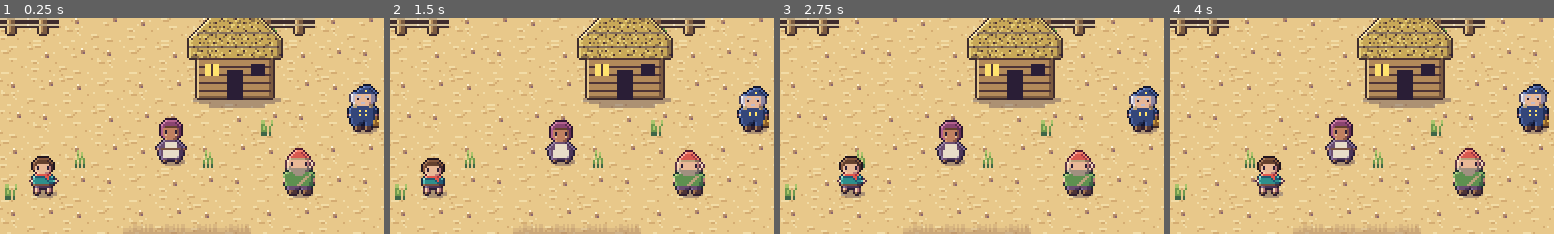
Above: before the commit, frames 1-4 (left to right).
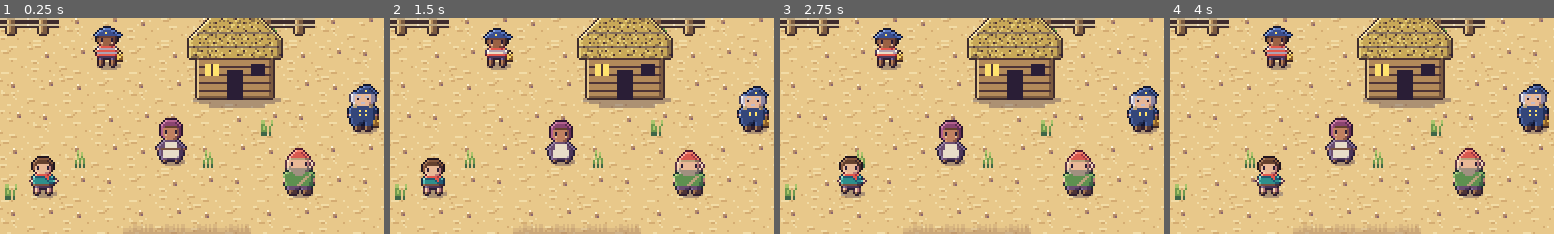
Above: after the commit, the same moments.

Repository: ashciraulo/Leviathan
Game: Godot game, scene res://rooms/room_0_-1.tscn
The game is run twice, just before and just after one commit, with the same random seed, the same clock (stepped at 60 frames per second) and the same inputs. This scene is started directly instead of the project's main scene.
Inputs (mouse positions are % of the whole screen's width and height, from its top left):
- Up to frame 1 (0.25 s): no input
- Up to frame 2 (1.5 s): tap Enter (ui_accept) at 0.5, 0.77, 1.07 s; move the mouse to (72, 45) at 0.52 s; hold D (move_right) 0.53-1.25 s; hold J (attack) 0.53-1.25 s; click (72, 45) at 0.67 s; drag from (30, 55) to (45, 70) at 1.27 s
- Up to frame 3 (2.75 s): move the mouse to (60, 28) at 2.02 s; hold D (move_right) from 2.03 s (still down); hold K (interact) from 2.03 s (still down)
- Up to frame 4 (4 s): release D (move_right) at 2.75 s; release K (interact) at 2.75 s; drag from (45, 70) to (20, 35) at 2.77 s; move the mouse to (80, 65) at 3.52 s; hold A (move_left) from 3.53 s (still down); hold I (item_2) from 3.53 s (still down); tap Enter (ui_accept) at 3.77 s
The pictures show only the part of the screen within x 30-80%, y 17-67%; the shares and areas given below are measured in that part.

The runs differ from the first frame. In frame 1, 1.2% of the frame differs, in the area x 24-33%, y 3-25%; in frame 2, 1.1%; in frame 3, 1.1%; in frame 4, 1.2%.

Commit message:
Nettle: the Saltmarrow kid who wants to be a keeper
- Oversized keeper's cap, red-striped jumper and a paper lantern they
  hold up when they talk; portrait to match.
- Stands near the top of the village. Before Hessa, they want to tag
  along; after, Wren teaches them the long glow; they saw Wren come home
  with the bell; and they plan to take over one day.

Co-Authored-By: Claude Opus 5.5 <noreply@anthropic.com>
Claude-Session: https://claude.ai/code/session_01UYEn5W5LpGkpUT361h8ASu

Diff:
--- a/locale/strings.csv
+++ b/locale/strings.csv
@@ -390,3 +390,16 @@
 MARGA_AFTER,"Rack's holding. Dunstan even helped tie it, if you can believe it."
 HESSA_MANTLE_1,"The bell! Good. But from the gallery I saw something huge thrashing on the Wreck Strand."
 HESSA_MANTLE_2,"Choir nets, I'd wager. On the strand, just this side of the Hull. Go and see, then come back to me."
+NAME_NETTLE,Nettle
+NETTLE_1,"Are you going up to see Hessa? Can I come? ...She'll say no. She always says no."
+NETTLE_2,"One day I'll have a lamp like yours. A real one, not paper."
+NETTLE_LEARN_1,Will you teach me the signals? I know some. One flash is yes. Two is no.
+NETTLE_LEARN_2,"And the long one is... I always forget the long one."
+NARRATE_WREN_LONG_GLOW,"Wren holds up the lamp in a long, steady glow."
+NETTLE_LEARN_3,"I'm here! The long one means I'm here. I won't forget again."
+NETTLE_AGAIN,"Yes, no, I'm here. Yes, no, I'm here. I'm practising."
+NETTLE_BELL_1,I saw you coming home with the bell! I flashed my lantern at you. Did you see?
+NARRATE_WREN_FLASH_ONCE,Wren flashes the lamp once.
+NETTLE_BELL_2,Yes! I knew you saw.
+NETTLE_WAYSHELL_1,"Hessa gave you the old keepers' shell? Then you're a proper keeper now."
+NETTLE_WAYSHELL_2,"When you're old, I'll take over. That's the plan."
--- a/rooms/room_0_-1.tscn
+++ b/rooms/room_0_-1.tscn
@@ -9,7 +9,7 @@
 layout = "########################
 #......................#
 #.....fff.....fff......#
-#......................#
+#.........5............#
 #...H.........H.....L..#
 #.n...............h....#
 #..o.o......3.......u..#
--- a/scripts/art/art.gd
+++ b/scripts/art/art.gd
@@ -39,6 +39,7 @@
 const SMALL_KEY := preload("res://assets/sprites/small_key.png")
 const VILLAGER_CORRIN := preload("res://assets/sprites/villager_corrin.png")
 const VILLAGER_PELL := preload("res://assets/sprites/villager_pell.png")
+const VILLAGER_NETTLE := preload("res://assets/sprites/villager_nettle.png")
 const VILLAGER_MARGA := preload("res://assets/sprites/villager_marga.png")
 const VILLAGER_DUNSTAN := preload("res://assets/sprites/villager_dunstan.png")
 const MANTLE := preload("res://assets/sprites/mantle.png")
@@ -48,6 +49,7 @@
 const PORTRAIT_HESSA := preload("res://assets/portraits/hessa.png")
 const PORTRAIT_CORRIN := preload("res://assets/portraits/corrin.png")
 const PORTRAIT_PELL := preload("res://assets/portraits/pell.png")
+const PORTRAIT_NETTLE := preload("res://assets/portraits/nettle.png")
 const PORTRAIT_MARGA := preload("res://assets/portraits/marga.png")
 const PORTRAIT_DUNSTAN := preload("res://assets/portraits/dunstan.png")
 
--- a/scripts/dialogue/conversations.gd
+++ b/scripts/dialogue/conversations.gd
@@ -23,6 +23,7 @@
 	"hessa": ["NAME_HESSA", Art.PORTRAIT_HESSA],
 	"corrin": ["NAME_CORRIN", Art.PORTRAIT_CORRIN],
 	"pell": ["NAME_PELL", Art.PORTRAIT_PELL],
+	"nettle": ["NAME_NETTLE", Art.PORTRAIT_NETTLE],
 	"marga": ["NAME_MARGA", Art.PORTRAIT_MARGA],
 	"dunstan": ["NAME_DUNSTAN", Art.PORTRAIT_DUNSTAN],
 }
@@ -54,6 +55,14 @@
 		{"lines": ["PELL_1", "PELL_2"]},
 	],
 	# Marga sends Wren to Dunstan for rope: a small errand made of flags.
+	# Nettle wants to be a keeper, and learns the lamp signals from Wren.
+	"nettle": [
+		{"if": ["seen_wayshell"], "lines": ["NETTLE_WAYSHELL_1", "NETTLE_WAYSHELL_2"]},
+		{"if": ["tidebell_hull"], "unless": ["heard_nettle_bell"], "set": ["heard_nettle_bell"], "lines": ["NETTLE_BELL_1", ["", "NARRATE_WREN_FLASH_ONCE"], "NETTLE_BELL_2"]},
+		{"if": ["nettle_learned"], "lines": ["NETTLE_AGAIN"]},
+		{"if": ["met_hessa"], "set": ["nettle_learned"], "lines": ["NETTLE_LEARN_1", "NETTLE_LEARN_2", ["", "NARRATE_WREN_LONG_GLOW"], "NETTLE_LEARN_3"]},
+		{"lines": ["NETTLE_1", "NETTLE_2"]},
+	],
 	"marga": [
 		{"if": ["marga_gave_jar"], "lines": ["MARGA_AFTER"]},
 		{"if": ["marga_thanked", "tidebell_hull"], "set": ["marga_gave_jar"], "give": {"jar": 1}, "lines": ["MARGA_EEL_1", "MARGA_EEL_2", ["", "NARRATE_GOT_JAR"]]},
--- a/scripts/world/npc.gd
+++ b/scripts/world/npc.gd
@@ -11,6 +11,7 @@
 	"2": "pell",
 	"3": "marga",
 	"4": "dunstan",
+	"5": "nettle",
 }
 
 ## kind: sheet texture, frame count, the frame shown while Wren is near
@@ -22,6 +23,7 @@
 	"pell": {"texture": Art.VILLAGER_PELL, "frames": 5, "near": 0, "talk": 2, "wander": 28.0},
 	"marga": {"texture": Art.VILLAGER_MARGA, "frames": 3, "near": 0, "talk": 2, "wander": 0.0},
 	"dunstan": {"texture": Art.VILLAGER_DUNSTAN, "frames": 3, "near": 0, "talk": 2, "wander": 0.0},
+	"nettle": {"texture": Art.VILLAGER_NETTLE, "frames": 3, "near": 0, "talk": 2, "wander": 0.0},
 }
 ## Sheet columns shared by everyone: idle, breathe, then talk/listen, and
 ## for walkers two walk frames.
--- a/tests/screenshots.gd
+++ b/tests/screenshots.gd
@@ -272,7 +272,7 @@
 	GameState.set_flag("found_crab")
 	GameState.set_checkpoint(Vector2i(0, -1), Vector2(8 * Room.TILE + 8, 9 * Room.TILE + 12))
 	SaveManager.save_game()
-	pools._on_player_died()
+	pools.respawn()
 	await _wait(2.4)
 	for child in pools.current_room.get_children():
 		if child is Npc and child.kind == "pell":
@@ -282,6 +282,15 @@
 	Conversations.talk("pell")
 	await _wait(1.5)
 	await _capture("34_pell_pearl")
+	_finish_talk(pools)
+	# Nettle, with their paper lantern held up as they talk.
+	for child in pools.current_room.get_children():
+		if child is Npc and child.kind == "nettle":
+			pools.player.global_position = child.global_position + Vector2(0, 18)
+	pools.player.facing = Vector2.UP
+	Conversations.talk("nettle")
+	await _wait(1.5)
+	await _capture("37_nettle")
 	_finish_talk(pools)
 
 	SaveManager.delete_save()
--- a/tests/smoke_test.gd
+++ b/tests/smoke_test.gd
@@ -315,7 +315,7 @@
 			people[child.kind] = child
 		elif child is Prop and child.kind == "n":
 			sign = child
-	for who in ["hessa", "pell", "marga", "dunstan"]:
+	for who in ["hessa", "pell", "marga", "dunstan", "nettle"]:
 		_check(people.has(who), "%s lives in Saltmarrow" % who)
 	# On screen, each of them, and Wren standing just below to talk, stays
 	# above the tallest the dialogue box (and its name tab) ever gets.
@@ -1638,6 +1638,15 @@
 	Conversations.talk("marga")
 	_finish_talk(game)
 	_check(GameState.item_count("jar") == 1, "Marga only gives one jar")
+
+	# Nettle learns the lamp signals once Wren has met Hessa.
+	GameState.reset_new_game()
+	_check(Conversations.branch_for("nettle")["lines"][0] == "NETTLE_1", "Nettle wants to come along at first")
+	GameState.set_flag("met_hessa")
+	Conversations.talk("nettle")
+	_finish_talk(game)
+	_check(GameState.has_flag("nettle_learned"), "Wren teaches Nettle the long glow")
+	_check(Conversations.branch_for("nettle")["lines"][0] == "NETTLE_AGAIN", "Nettle practises afterwards")
 	game.queue_free()
 	await _wait(0.1)
 
Binary file added: assets/portraits/nettle.png
Not shown, added: assets/portraits/nettle.png.import
Binary file added: assets/sprites/villager_nettle.png
Not shown, added: assets/sprites/villager_nettle.png.import
